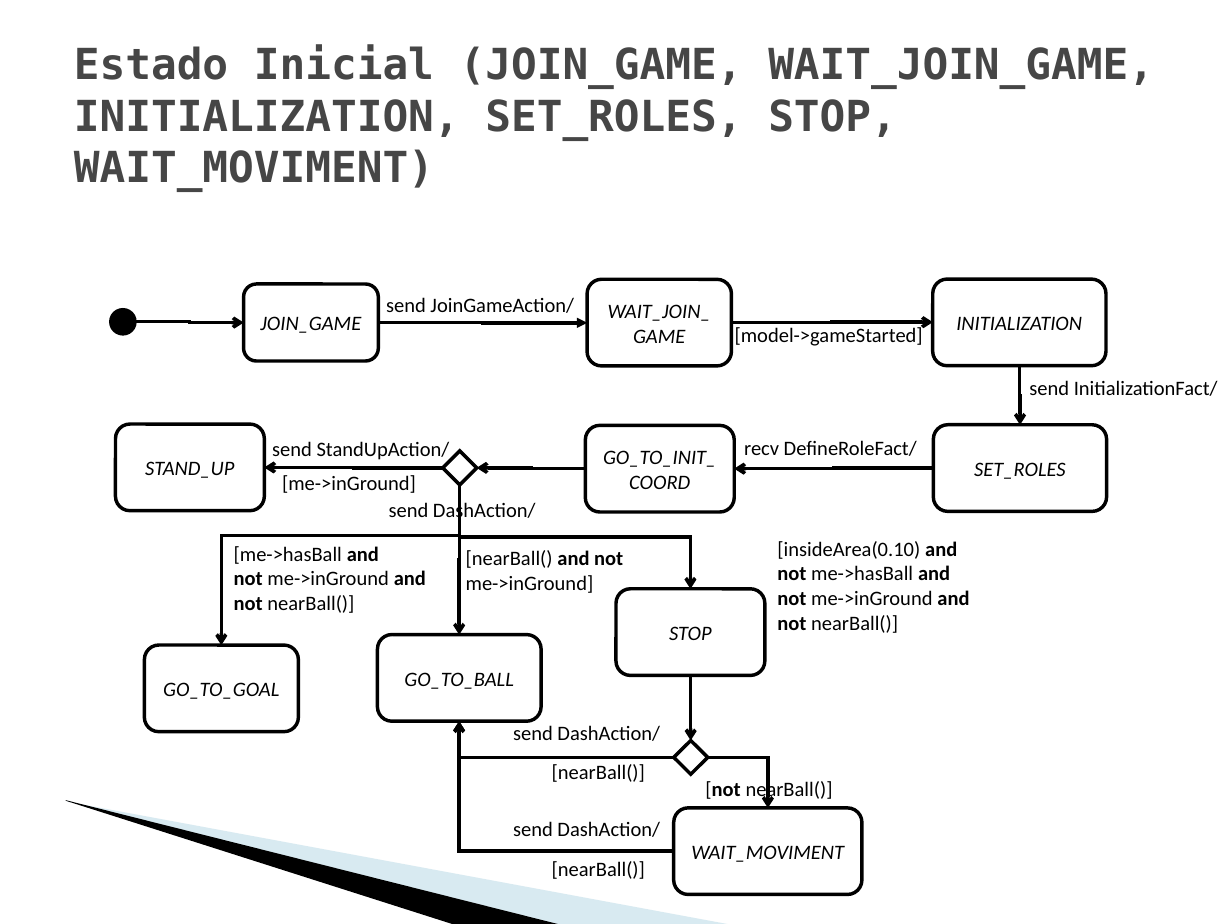
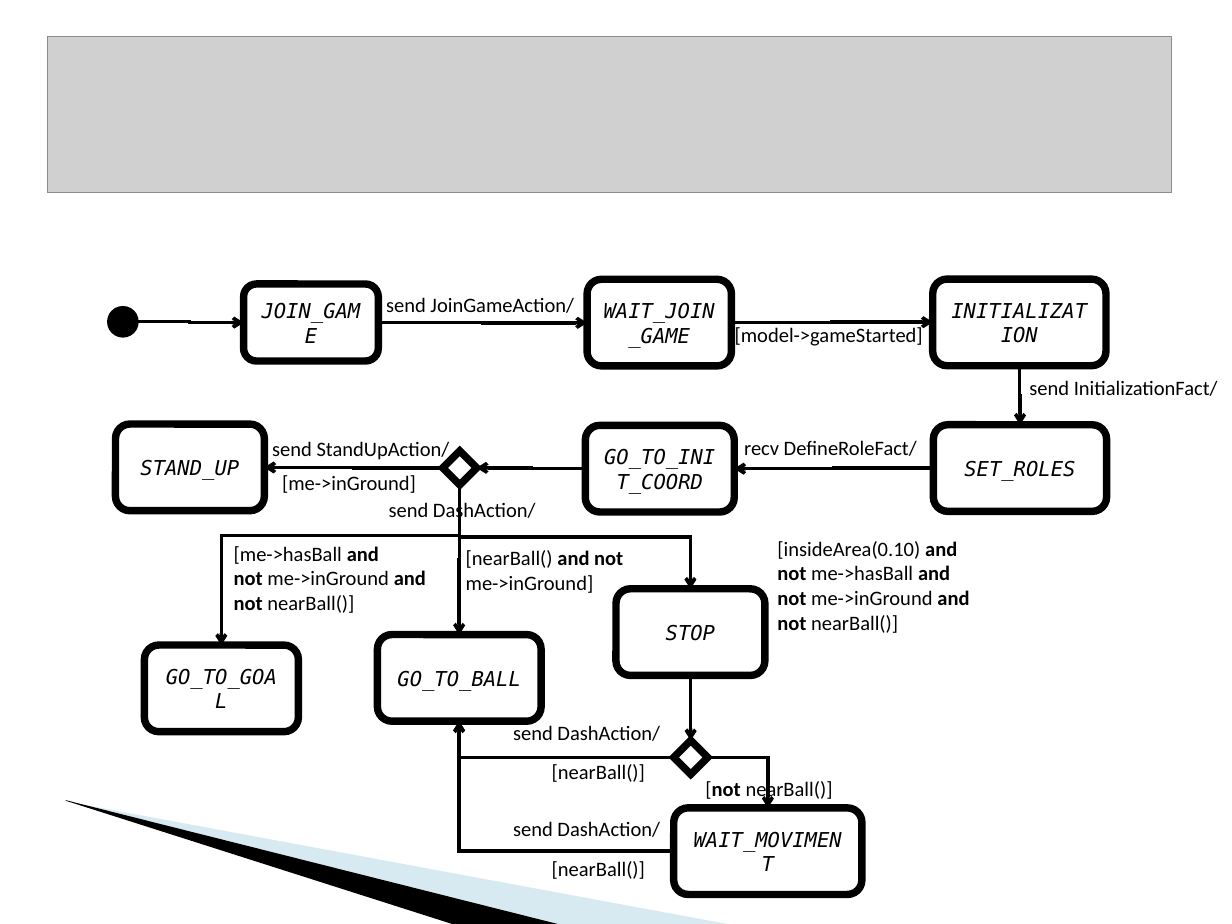
Before and after one commit to krishprince/rollerslam, a slide deck: slide 9 of docs/PresentationAgentes.ppt. Drawn at 1232x924 pixels with LibreOffice and Linux fonts; fonts in the diff are those of the drawing; grey boxes stand for pictures; background and template pictures are left out. Boxes give left, top, right and bottom in pixels: in the first picture for what was removed or moved away, otherwise in the second. Text is boxed around its words. In the diff, an @@ line names an element or a change of style, - is before the commit and + after.

```diff
--- a/docs/PresentationAgentes.ppt
+++ b/docs/PresentationAgentes.ppt
@@ picture added at [48, 36, 1172, 192] @@
@@ title removed at [74, 45, 1154, 192] @@
-Estado Inicial (JOIN_GAME, WAIT_JOIN_GAME, INITIALIZATION, SET_ROLES, STOP, WAIT_MOVIMENT)
@@ elbow arrow (378, 323) - (588, 323): arrowheads changed @@
@@ outline #000000 2.01 pt to #000000 4.34 pt in 3 elements at [111, 309, 136, 334], [442, 451, 477, 485], [674, 740, 708, 774] @@
@@ font Calibri to DejaVu Sans Mono; outline #000000 2.01 pt to #000000 4.34 pt in 10 elements at [244, 285, 378, 362], [588, 280, 732, 366], [933, 280, 1106, 366], [934, 425, 1108, 511], [585, 425, 734, 511], [116, 424, 265, 510], [144, 646, 298, 732], [377, 634, 541, 721], [616, 589, 765, 675], [674, 808, 862, 894] @@
```
Also in this commit, not shown: 11 other slides changed, 5 slides added, 2 slides removed.
